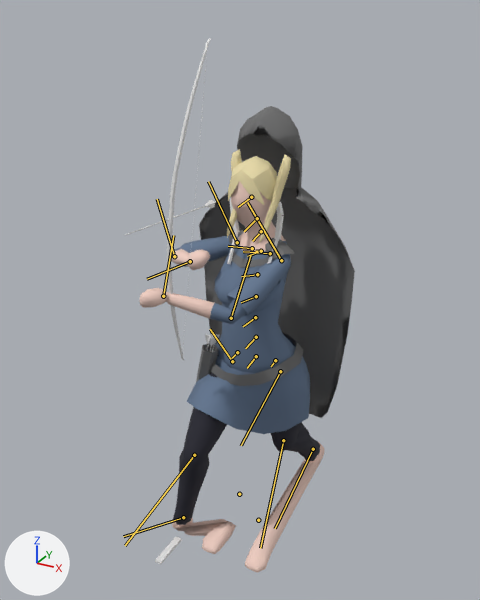
Before and after pictures for a commit that changed the FBX model Utangard/Assets/Animations/Heroes/Skadi/Anim_Skadi_02.FBX.
Rendered twice from a camera (50 mm lens) standing at (0.911, -1.804, 1.827) and looking at (-0.061, -0.037, 0.944). Lighting does not change. The marker at lower left points along +X, +Y and +Z. Both versions are drawn at frame 143 of the action 'Take 001'; the numbers are the values there. The bones that bend it are drawn over the model as lines.

Objects in the first picture: 'Mesh_Arrow001', 'Mesh_Arrow002', 'Mesh_Arrow003', 'Mesh_Bow', 'Mesh_Skadi', 'Mesh_SkadiCloak', 'Skadi_L_Hair_1', 'Skadi_R_Hair_1'.
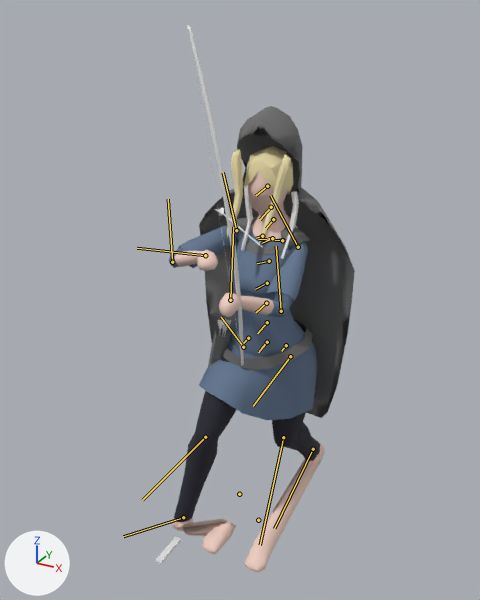
ob_ctrl_skadi_lhand is not drawn itself; it is the parent of ob_ctrl_world_bow.
ob_ctrl_string is not drawn itself; it is the parent of ob_mesh_arrow.

Boxes [x1, y1, x2, y2] around the edits, measured in the pictures (480 x 600 px):
'Mesh_Skadi', posed (15% narrower): before [140, 149, 324, 573]; after [168, 146, 324, 573]
'Mesh_Bow', posed (29% wider): before [167, 38, 211, 360]; after [187, 25, 244, 366]
'Mesh_Arrow', posed (48% narrower, 14% taller): before [125, 200, 218, 235]; after [215, 207, 263, 247]
'Skadi_L_Hair_2', posed: before [274, 216, 284, 240]; after [289, 205, 299, 228]
'Skadi_L_Hair_1', posed: before [276, 202, 284, 216]; after [291, 191, 299, 205]
'Skadi_R_Hair_3', posed: before [230, 233, 238, 252]; after [244, 220, 252, 239]
'Skadi_L_Hair_3', posed (9% narrower): before [269, 239, 279, 258]; after [285, 228, 294, 247]
'Mesh_Arrow001', posed: before [210, 335, 216, 352]; after [222, 320, 228, 337]
'Skadi_R_Hair_4', posed: before [227, 251, 233, 264]; after [241, 238, 247, 251]
'Mesh_Arrow002', posed: before [205, 334, 212, 351]; after [218, 319, 225, 336]
'Mesh_Arrow003', posed: before [212, 334, 220, 352]; after [224, 319, 231, 337]
'Skadi_R_Hair_1', posed: before [230, 197, 233, 210]; after [244, 185, 250, 198]
bone 'Skadi_hip', root to tip: before (256, 356) to (251, 363); after (267, 342) to (262, 347)
bone 'Skadi_LLeg1', root to tip: before (280, 371) to (241, 445); after (290, 356) to (253, 406)
bone 'Skadi_LLeg2', root to tip: before (283, 440) to (260, 548); after (283, 437) to (260, 545)
bone 'Skadi_RLeg1', root to tip: before (232, 361) to (210, 329); after (243, 347) to (221, 317)
bone 'Skadi_RLeg2', root to tip: before (194, 455) to (125, 545); after (205, 437) to (142, 500)
bone 'Skadi_Spine2', root to tip: before (256, 337) to (245, 348); after (267, 322) to (257, 333)
bone 'Skadi_Spine3', root to tip: before (255, 317) to (243, 326); after (266, 303) to (256, 312)
bone 'Skadi_Spine4', root to tip: before (256, 296) to (241, 302); after (267, 283) to (255, 289)
bone 'Skadi_Spine5', root to tip: before (257, 274) to (241, 276); after (269, 261) to (257, 263)
bone 'Skadi_LArm1', root to tip: before (281, 260) to (247, 202); after (298, 247) to (270, 195)
bone 'Skadi_LArm2', root to tip: before (231, 318) to (251, 254); after (281, 311) to (276, 246)
bone 'Skadi_LArmPalm', root to tip: before (163, 296) to (173, 235); after (230, 300) to (233, 227)
bone 'Skadi_RArmCollarbone', root to tip: before (252, 248) to (228, 246); after (262, 236) to (256, 238)
bone 'Skadi_RArm1', root to tip: before (237, 242) to (208, 181); after (236, 230) to (223, 172)
bone 'Skadi_RArm2', root to tip: before (174, 256) to (157, 199); after (172, 262) to (168, 199)
bone 'Skadi_RArmPalm', root to tip: before (190, 261) to (147, 279); after (205, 255) to (137, 248)
bone 'Skadi_neck3', root to tip: before (257, 218) to (244, 231); after (271, 207) to (260, 219)

The edits, one by one:
Bone 'Skadi_hip' (bone_skadi_hip) moves from (-12.5, -2.9, -1.6) to (-10.7, -11.5, -1.8).
Bone 'Skadi_LLeg1' (bone_skadi_lleg1) turns from (-1, 0, -18) to (-1, -1, -5) degrees about its own x, y and z.
Bone 'Skadi_LLeg2' (bone_skadi_lleg2) turns from (-1, 4, -31) to (-2, 6, -42) degrees about its own x, y and z.
Bone 'Skadi_RLeg1' (bone_skadi_rleg1) turns from (-7, -6, 41) to (-6, -8, 39) degrees about its own x, y and z.
Bone 'Skadi_RLeg2' (bone_skadi_rleg2) turns from (3, -6, -49) to (1, -5, -32) degrees about its own x, y and z.
Bone 'Skadi_RLegAnkle' (bone_skadi_rlegankle) turns from (10, 12, 8) to (9, 11, -6) degrees about its own x, y and z.
Bone 'Skadi_Spine2' (bone_skadi_spine2) turns from (-4, 0, 1) to (-2, -1, 1) degrees about its own x, y and z.
Bone 'Skadi_Spine3' (bone_skadi_spine3) turns from (-6, -1, 1) to (-3, -1, 1) degrees about its own x, y and z.
Bone 'Skadi_Spine4' (bone_skadi_spine4) turns from (-6, 0, 1) to (-3, -1, 2) degrees about its own x, y and z.
Bone 'Skadi_Spine5' (bone_skadi_spine5) turns from (-4, 1, 1) to (-2, 0, 1) degrees about its own x, y and z.
Bone 'Skadi_LArm1' (bone_skadi_larm1) turns from (-53, -1, 62) to (-54, 8, 44) degrees about its own x, y and z.
Bone 'Skadi_LArm2' (bone_skadi_larm2) turns from (14, -34, 58) to (6, -8, 63) degrees about its own x, y and z.
Bone 'Skadi_LArmPalm' (bone_skadi_larmpalm) turns from (-47, 30, -37) to (-24, 38, -40) degrees about its own x, y and z.
Bone 'Skadi_RArmCollarbone' (bone_skadi_rarmcollarbone) turns from (2, -5, -14) to (-1, -5, 20) degrees about its own x, y and z.
Bone 'Skadi_RArm1' (bone_skadi_rarm1) turns from (45, -29, 46) to (53, -20, 44) degrees about its own x, y and z.
Bone 'Skadi_RArm2' (bone_skadi_rarm2) turns from (-46, 140, -38) to (83, 41, 112) degrees about its own x, y and z.
Bone 'Skadi_RArmPalm' (bone_skadi_rarmpalm) turns from (74, 40, -9) to (84, -24, -36) degrees about its own x, y and z.
Bone 'Skadi_neck3' (bone_skadi_neck3) turns from (4, 0, 0) to (2, 0, 0) degrees about its own x, y and z.
